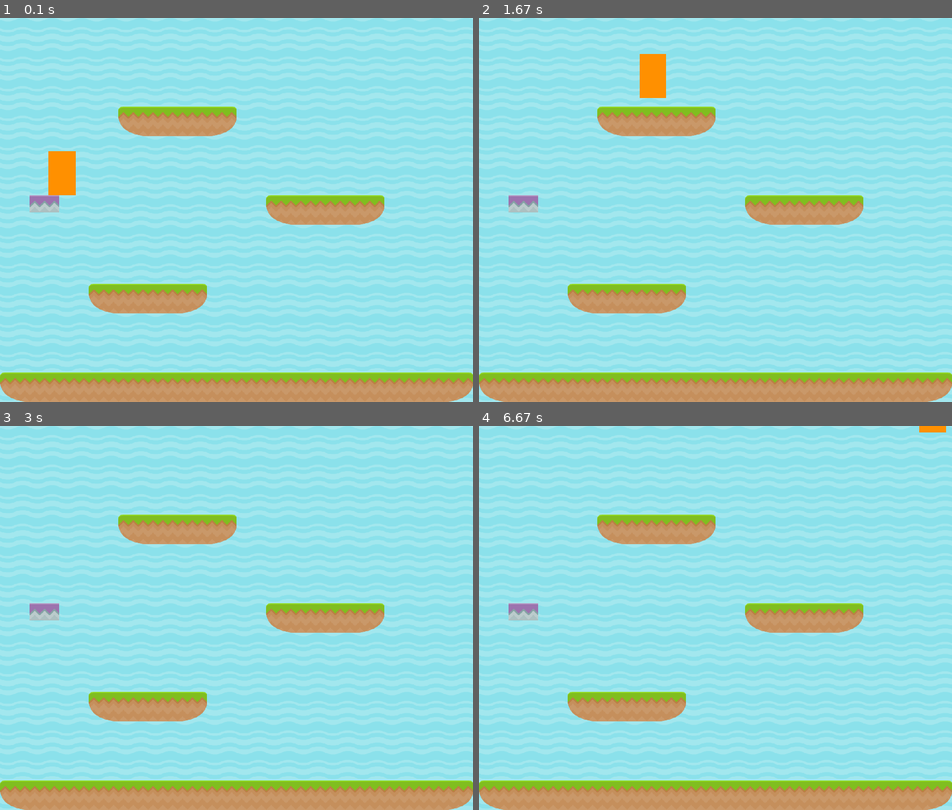
Above: before the commit, frames 1-4 (two rows, left to right).
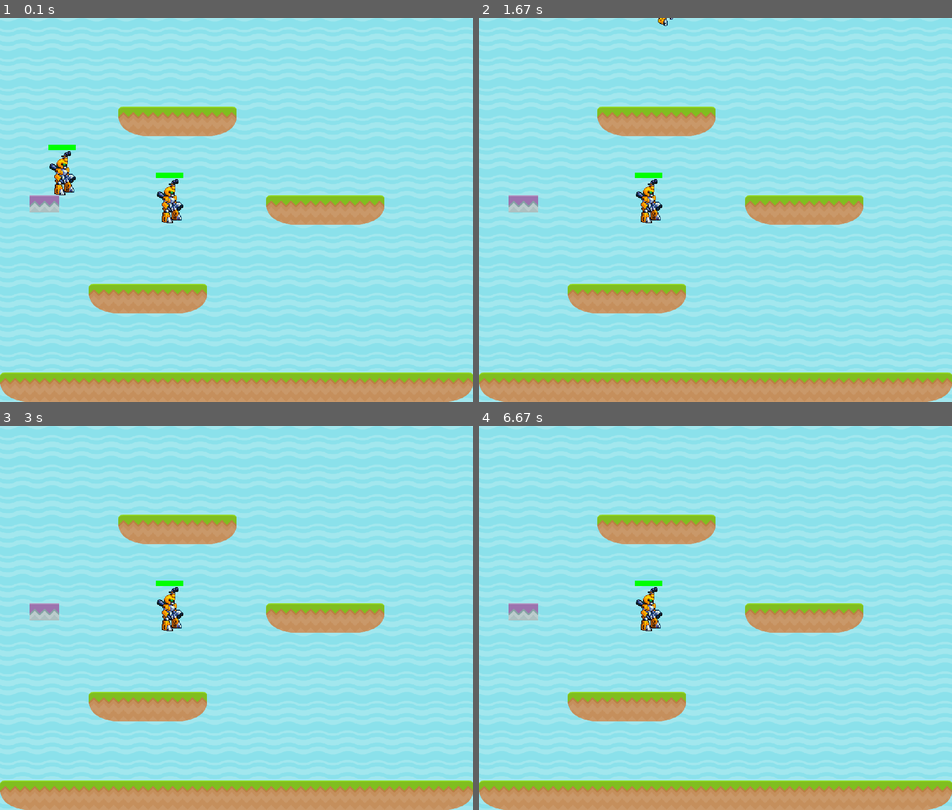
Above: after the commit, the same moments.

Repository: SaranSundar/RobattlePVP
Game: pygame game, started from game.py
Same seed, same stepped clock (60 frames per second), same inputs: the game is played once before the commit and once after it.
Inputs:
- Up to frame 1 (0.1 s): no input
- Up to frame 2 (1.67 s): tap Space at 0.33, 0.73, 1.03, 1.23, 1.57 s; hold Right 0.67-1.13 s; hold Up 1.17-1.47 s; hold Right from 1.5 s (still down)
- Up to frame 3 (3 s): tap Space at 1.87, 2.63 s; release Right at 1.97 s; hold Down 2.57-2.87 s
- Up to frame 4 (6.67 s): hold Up 3.33-3.7 s; tap Space at 3.4, 3.8, 4.1, 4.87, 5.17, 5.87 s; hold Right 3.73-4.37 s; hold Left 4.8-5.27 s; hold Up 5.8-6.1 s; hold Left from 6.63 s (still down)

The runs differ from the first frame. In frame 1, 1.1% of the frame differs, in the area x 10-39%, y 33-54%; in frame 2, 1.1%; in frame 3, 0.4%; in frame 4, 0.5%.

Commit message:
health bars & jump and fall

Diff:
--- a/animation.py
+++ b/animation.py
@@ -9,16 +9,18 @@
     spritesheet = get_path_name("images", spritesheet)
     spritesheet = pygame.image.load(spritesheet).convert_alpha()
     sprites = {}
+    collision_masks = {}
     y = 0
     for key, value in sprite_dict.items():
         # print(key, value)
-        sprites[key] = get_row_animations(spritesheet, y, value[0], value[1], value[2], scale)
+        sprites[key], collision_masks[key] = get_row_animations(spritesheet, y, value[0], value[1], value[2], scale)
         y += value[1]
-    return sprites
+    return sprites, collision_masks
 
 
 def get_row_animations(spritesheet, y, width, height, length, scale):
     row = []
+    masks = []
     for col in range(length):
         # Create a new blank image
         image = pygame.Surface([width, height], pygame.SRCALPHA)
@@ -26,7 +28,8 @@
         if scale != 1:
             image = pygame.transform.scale(image, (int(width * scale), int(height * scale)))
         row.append(image)
-    return row
+        masks.append(pygame.mask.from_surface(image))
+    return row, masks
 
 
 def get_sprite_dict(filename):
@@ -54,14 +57,16 @@
 class Animation:
     def __init__(self, spritesheet, collision_spritesheet, textfile, scale, animation_name):
         self.sprite_dict = get_sprite_dict(textfile)
-        self.sprites = get_sprites_from_dict(spritesheet, self.sprite_dict, scale)
-        self.collision_sprites = get_sprites_from_dict(collision_spritesheet, self.sprite_dict, scale)
+        self.sprites, unused_masks = get_sprites_from_dict(spritesheet, self.sprite_dict, scale)
+        self.collision_sprites, self.collision_masks = get_sprites_from_dict(collision_spritesheet, self.sprite_dict,
+                                                                             scale)
         self.current_frame = 0
         # Both will be set in calculate animation speed
         self.animation_speed = None
         self.timeOfNextFrame = None
         self.animation = animation_name
         self.calculate_animation_speed()
+        # NEED TO CREATE LIST OF MASKS TO USE
 
     def calculate_animation_speed(self):
         self.animation_speed = 640 / len(self.sprites[self.animation])
@@ -70,7 +75,8 @@
 
     def get_image(self):
         return self.sprites[self.animation][self.current_frame], self.collision_sprites[self.animation][
-            self.current_frame]
+            self.current_frame], self.collision_masks[self.animation][
+                   self.current_frame]
 
     def update_frame(self):
         if clock() > self.timeOfNextFrame:
@@ -78,8 +84,9 @@
             self.timeOfNextFrame += self.animation_speed
 
     def update_animation(self, animation_name):
-        self.animation = animation_name
-        self.calculate_animation_speed()
+        if self.animation != animation_name:
+            self.animation = animation_name
+            self.calculate_animation_speed()
 
     def reset_clock(self):
         self.timeOfNextFrame = clock()
--- a/player.py
+++ b/player.py
@@ -24,9 +24,7 @@
         self.animation = Animation("Metabee/Metabee_SpriteSheet.png", "Metabee/Metabee_Hitbox.png", "Metabee.txt",
                                    scale=1.5, animation_name="Idle")
         self.animation.update_animation("Idle")
-        self.image, collision_image = self.animation.get_image()
-        self.mask = pygame.mask.from_surface(
-            collision_image)  # mask_from_surface(self.image,threshold=constants.ALPHA_THRESHOLD)
+        self.image, collision_image, self.mask = self.animation.get_image()
         self.rect = self.image.get_rect()
         self.rect.x = x
         self.rect.y = y
@@ -39,6 +37,7 @@
         # Variables for knock back
         self.weight = 100  # kg
         self.damage_taken = 0.0
+        self.max_hp = 100
         self.gravity = 0.35
         self.time_override = int(round(time.time() * 1000))
         self.should_override = False
@@ -46,6 +45,11 @@
         self.y_velocity = 0
 
     def draw(self, surface):
+        pygame.draw.rect(surface, pygame.Color("red"), (self.rect.x, self.rect.y - 12, self.rect.width, 10))
+        health = int(
+            max(min((self.max_hp - self.damage_taken) / float(self.max_hp) * self.rect.width, self.rect.width), 0))
+        if health != 0:
+            pygame.draw.rect(surface, pygame.Color("green"), (self.rect.x, self.rect.y - 12, health, 10))
         surface.blit(self.image, self.rect)
 
     def new_player(self, _dict):
@@ -70,6 +74,7 @@
         self.left = keys[pygame.K_LEFT]
         self.space = keys[pygame.K_SPACE]
         if self.up:
+            self.animation.update_animation("Jumping")
             self.jump()
         else:
             self.single_jump = False
@@ -97,9 +102,10 @@
         self.should_override = True
 
     # Use booleans for movement and update based on booleans in update method
-    def update(self):
-        locked_image, collision_image = self.animation.get_image()
+    def update(self, players):
+        locked_image, collision_image, collision_mask = self.animation.get_image()
         self.image = collision_image
+        self.mask = collision_mask
         if self.should_override:
             current_milli_sec = int(round(time.time() * 1000))
             if current_milli_sec >= self.time_override:
@@ -146,7 +152,7 @@
         for block in block_hit_list:
             # Reset our position based on the top/bottom of the object.
             if self.should_override:
-                if self.y_velocity >= 0:
+                if self.y_velocity > 0:
                     self.rect.bottom = block.rect.top
                 elif self.y_velocity < 0:
                     self.rect.top = block.rect.bottom
@@ -154,13 +160,21 @@
                 self.y_velocity = 0
 
             else:
-                if self.delta_y >= 0:
+                if self.delta_y > 0:
                     self.rect.bottom = block.rect.top
                 elif self.delta_y < 0:
                     self.rect.bottom = block.rect.top
+                self.animation.update_animation("Idle")
                 # self.rect.top = block.rect.bottom
                 # Stop our vertical movement
                 self.delta_y = 0
+
+        # Assume this is you attacking another player
+        for key in players:
+            if players[key] != self:
+                player_hit = pygame.sprite.collide_rect(self, players[key])
+                if player_hit:
+                    players[key].apply_damage()
 
         # Player bounds
         if self.rect.right >= constants.SCREEN_WIDTH:
@@ -168,7 +182,7 @@
         elif self.rect.left <= 0:
             self.rect.left = 0
 
-        self.image = collision_image
+        self.image = locked_image
         self.animation.update_frame()
 
     def calc_gravity(self):
@@ -177,6 +191,9 @@
             self.delta_y = 1
         else:
             self.delta_y += self.gravity
+
+        if self.delta_y > 0:
+            self.animation.update_animation("Falling")
 
         # See if we are on the ground.
         if self.rect.y >= constants.SCREEN_HEIGHT - self.rect.height and self.delta_y >= 0:
--- a/world.py
+++ b/world.py
@@ -10,7 +10,10 @@
     def __init__(self):
         # Players group used to draw multiple players
         self.player = Player(90, 300, 1256)
-        self.players = {self.player.unique_id: self.player}
+        self.player2 = Player(290, 300, 1257)
+        self.players = {}
+        self.add_player(self.player)
+        self.add_player(self.player2)
         self.rooms = [Room("level1.txt"), Room("level2.txt")]
         self.current_room = 0
         # Main Game Loop variables
@@ -18,6 +21,9 @@
         self.fps = 60.0
         self.clock = pygame.time.Clock()
         self.screen = None
+
+    def add_player(self, player):
+        self.players[player.unique_id] = player
 
     def run(self, screen):
         self.screen = screen
@@ -38,7 +44,7 @@
     def update(self):
         # --- Game Logic ---
         self.player.set_room(self.rooms[self.current_room])
-        self.player.update()
+        self.player.update(self.players)
 
     def draw(self):
         self.screen.fill(BACKGROUND_COLOR)
Not shown, changed: resources/animations/Standard
